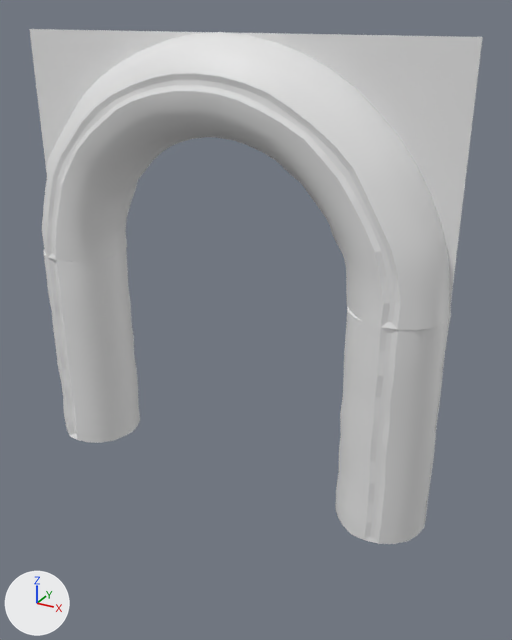
Renders of the FBX model TheDen/TheDen/Content/LevelDesign/Meshes/Modular/DoorFrame.FBX from each side of a commit.
One viewpoint serves both versions: a 50 mm lens placed at (545.0, -541.0, 445.0), pointed at (241.0, 11.0, 169.0). The lights are fixed; the arrows at lower left show +X, +Y and +Z. Where no turn or scale is listed for an object, it has been applied to the vertices. Vertices at the same position are counted once.
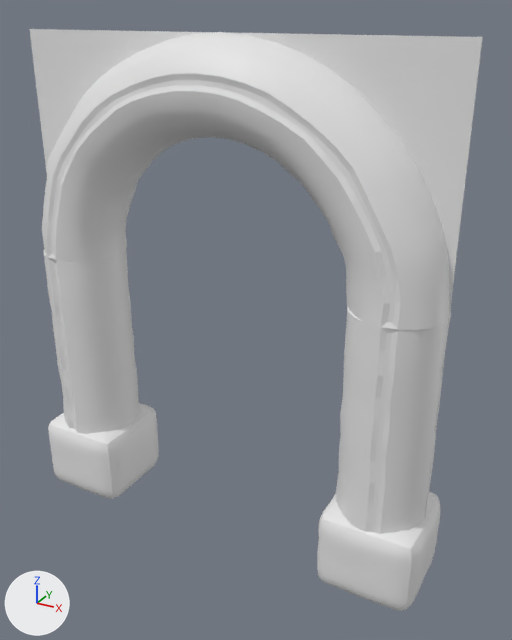
Changed parts and their boxes (x1, y1, x2, y2) in the pictures (512 x 640 px):
'Cylinder004', reshaped (13% taller)
    before: (30, 29, 483, 544)
    after: (30, 29, 483, 611)
part 1 of me_mesh, added
    after: (317, 492, 440, 611)
part 2 of me_mesh, added
    after: (48, 403, 159, 498)

What changed in the scene script:
```text
Change me_mesh:
    used by ob_cylinder004; location = (384.0, 0.0, 0.0)
    remove me_mesh.from_pydata(...)  # 3072 vertices, 6132 faces; spans x -385.0..43.0, y -44.0..43.0, z 0.0..427.0
    add me_mesh.from_pydata(...)  # 4276 vertices, 8532 faces; spans x -392.0..50.0, y -50.0..50.0, z -71.0..427.0
    me_mesh part 1: a new loose piece of 602 vertices spanning x -50.0..50.0, y -50.0..50.0, z -71.0..14.0
    me_mesh part 2: a new loose piece of 602 vertices spanning x -392.0..-291.0, y -50.0..50.0, z -71.0..14.0
```
